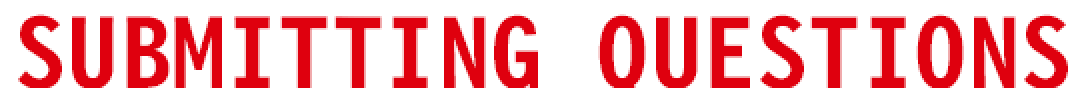
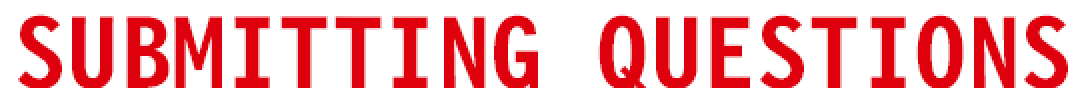
Before/after of a 1088×88 layered artwork. What changed in the layer stack:
added layer "Rectangle 2" above "submitting questions" over [620, 66, 646, 88]
